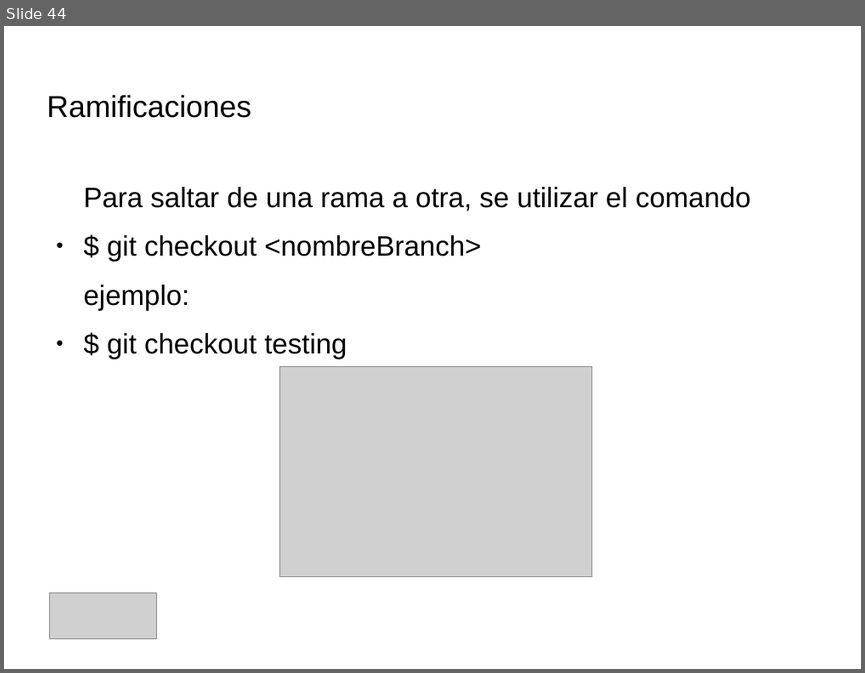
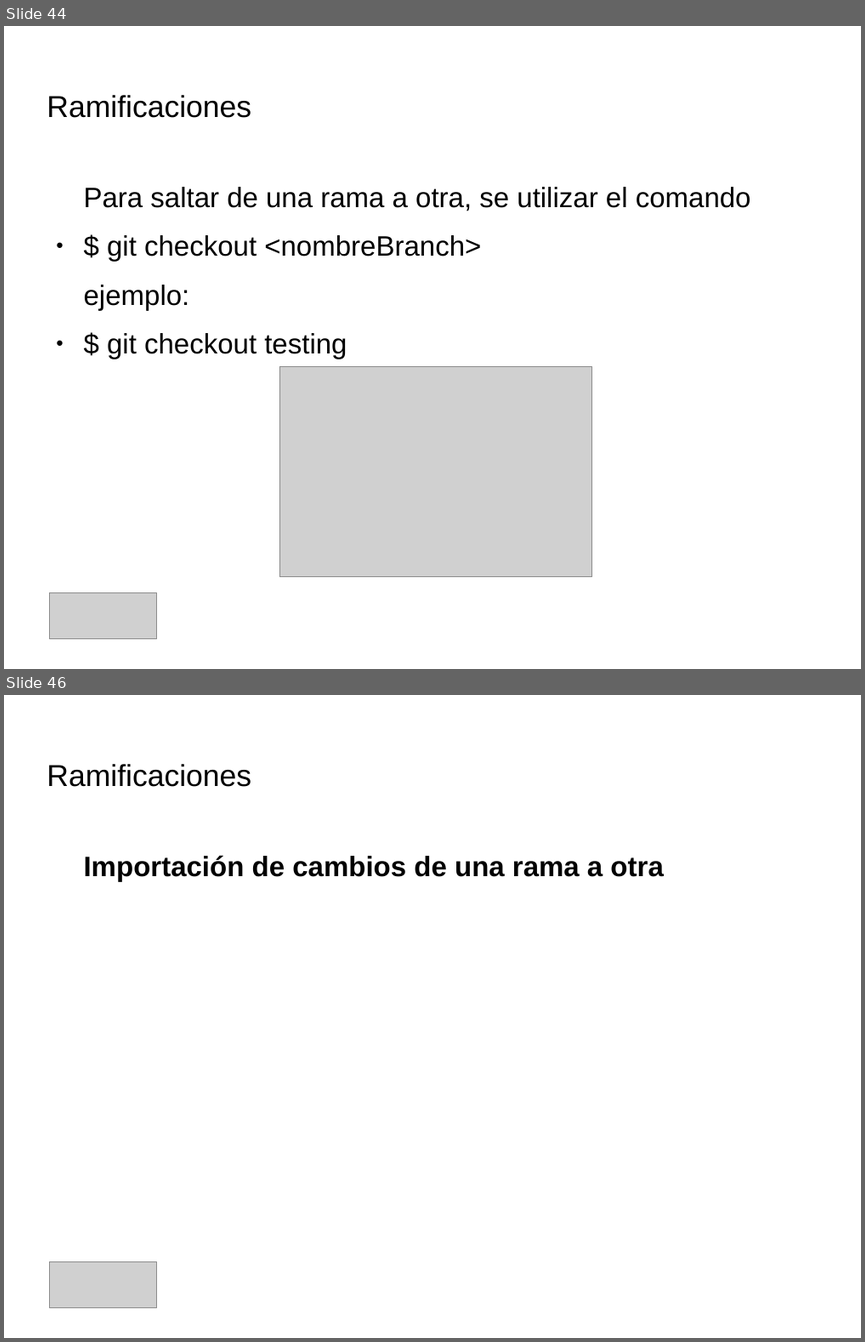
Before and after one commit to IllanPedro/Hardware, a slide deck: CursoGIT,GITHUB,SOURCETREE/Precentacion_Git.odp. Shown one above the other, each under a label of ours: slide 44 before the commit, slides 44 and 46 after it; the slides between them are not shown. The pictures are 865x673 and 865x1342 pixels, drawn with LibreOffice and Linux fonts; fonts in the diff are those of the drawing; grey boxes stand for pictures; background and template pictures are left out. Boxes give left, top, right and bottom in pixels: in the first picture for what was removed or moved away, otherwise in the second. Text is boxed around its words. In the diff, an @@ line names an element or a change of style, - is before the commit and + after.

```diff
--- a/CursoGIT,GITHUB,SOURCETREE/Precentacion_Git.odp
+++ b/CursoGIT,GITHUB,SOURCETREE/Precentacion_Git.odp
@@ slide 46 added at (4,695,861,1338), background picture (left out) @@
@@ title added at (46,764,251,787), 28 pt, text #000000 @@
+Ramificaciones
@@ text added at (84,855,663,881), 26 pt, text #000000, bold @@
+Importación de cambios de una rama a otra
@@ picture added at (50,1262,157,1309) @@
```
Also in this commit, not shown: 1 slide changed, 1 other slide added, 1 slide removed, 1 other file.
